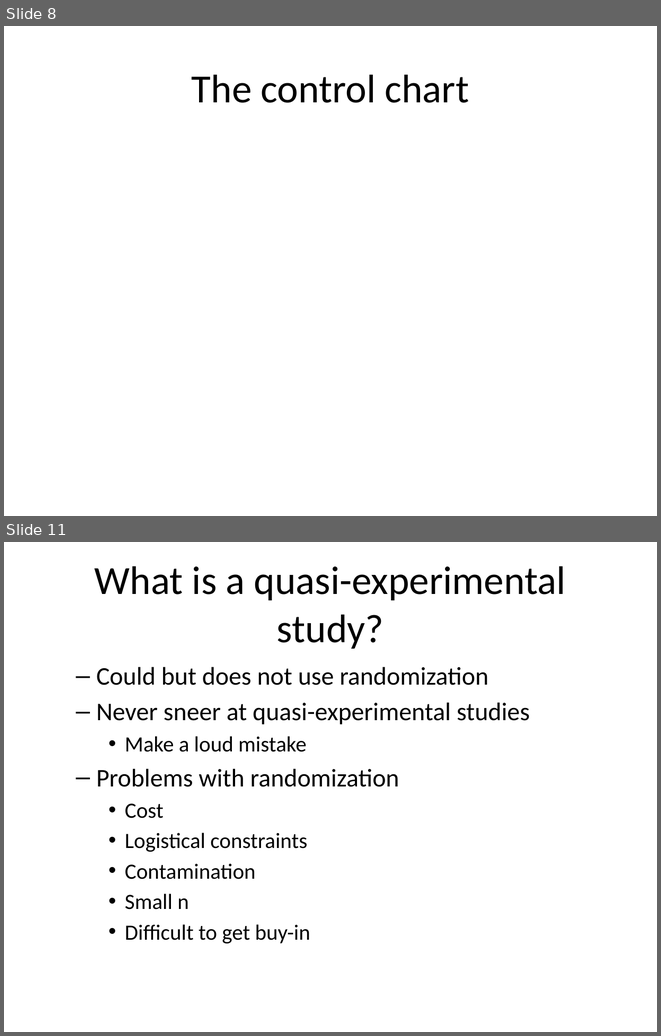
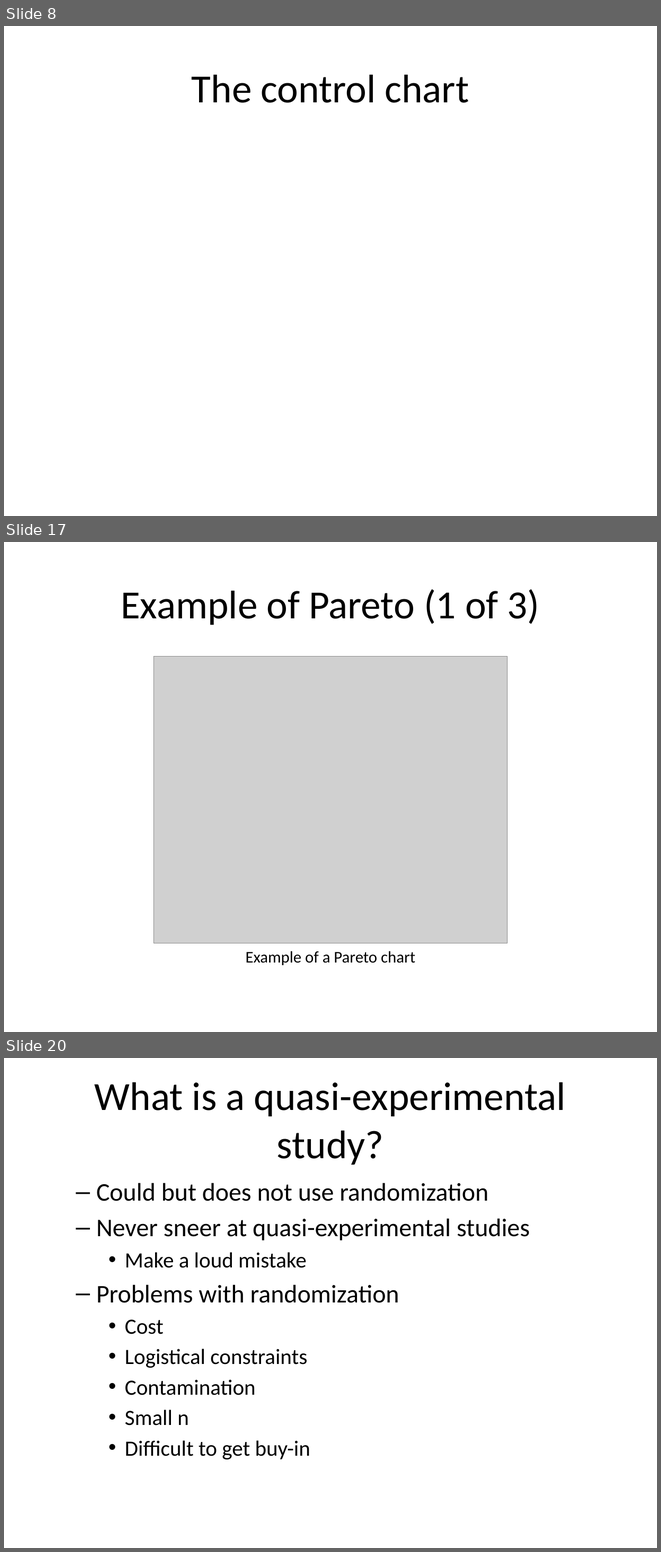
Before and after one commit to classes-medb/5510, a slide deck: src/video-05-quasi-experiments.pptx. Shown one above the other, each under a label of ours: slides 8 and 11 before the commit, slides 8, 17 and 20 after it; the slides between them are not shown. The pictures are 661x1036 and 661x1552 pixels, drawn with LibreOffice and Linux fonts; fonts in the diff are those of the drawing; grey boxes stand for pictures. Boxes give left, top, right and bottom in pixels: in the first picture for what was removed or moved away, otherwise in the second. Text is boxed around its words. In the diff, an @@ line names an element or a change of style, - is before the commit and + after.

```diff
--- a/src/video-05-quasi-experiments.pptx
+++ b/src/video-05-quasi-experiments.pptx
@@ slide 17 added at [4,542,657,1032], background #FFFFFF @@
@@ title added at [121,589,540,625], 44 pt, text #000000 @@
+Example of Pareto (1 of 3)
@@ picture added at [153,656,508,943] @@
@@ text added at [246,951,415,965], 18 pt, text #000000 @@
+Example of a Pareto chart
@@ what was slide 11 is now slide 20 @@
```
Also in this commit, not shown: 4 slides changed, 8 other slides added, 15 slides removed, 10 other files.
